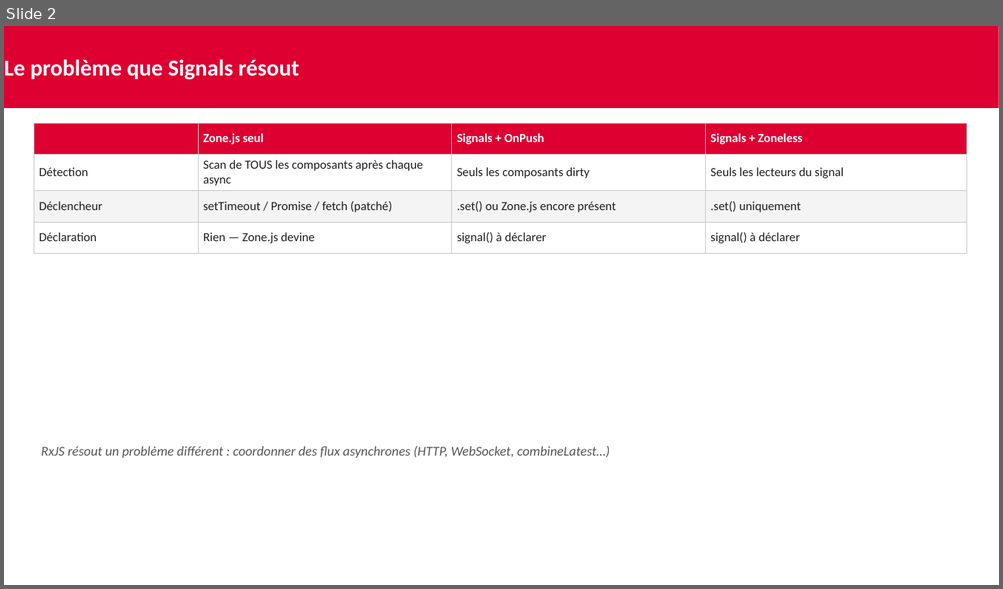
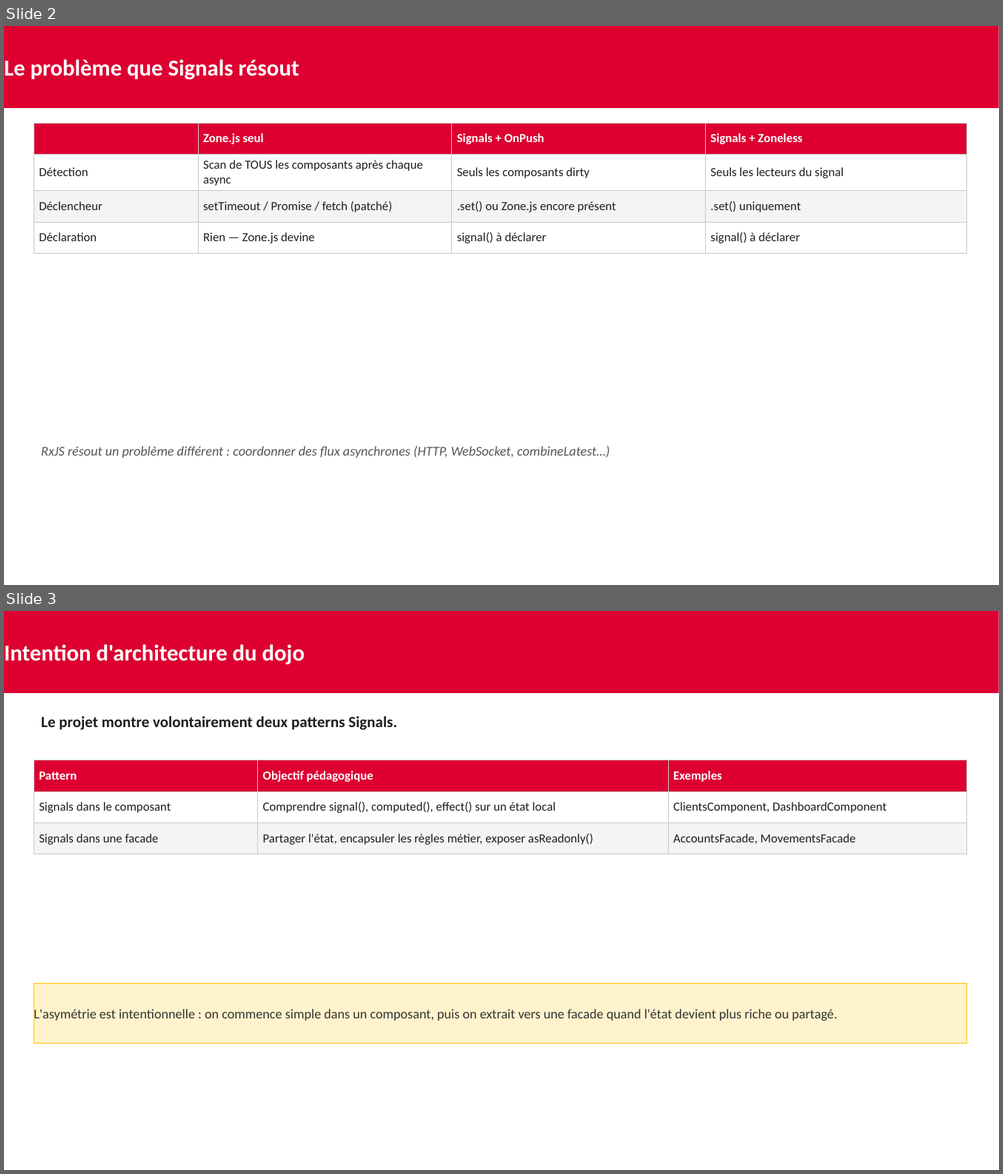
Before and after one commit to AchrafSlaoui/dojo-angular, a slide deck: docs/dojo-signals.pptx. Shown one above the other, each under a label of ours: slide 2 before the commit, slides 2 and 3 after it. The pictures are 1003x589 and 1003x1174 pixels, drawn with LibreOffice and Linux fonts; fonts in the diff are those of the drawing. Boxes give left, top, right and bottom in pixels: in the first picture for what was removed or moved away, otherwise in the second. Text is boxed around its words. In the diff, an @@ line names an element or a change of style, - is before the commit and + after.

Commit message:
aligne les slides signals

```diff
--- a/docs/dojo-signals.pptx
+++ b/docs/dojo-signals.pptx
@@ slide 3 added at box(4, 611, 999, 1170), background #FFFFFF @@
@@ rectangle added at box(4, 611, 999, 693), fill #DD0031, 22 pt, text #FFFFFF, bold @@
+Intention d'architecture du dojo
@@ text added at box(41, 716, 397, 730), 15 pt, text #1E1E1E, bold @@
+Le projet montre volontairement deux patterns Signals.
@@ table added at box(34, 760, 967, 848), 3 rows, 3 columns @@
+Pattern | Objectif pédagogique | Exemples
+Signals dans le composant | Comprendre signal(), computed(), effect() sur un état local | ClientsComponent, DashboardComponent
+Signals dans une facade | Partager l'état, encapsuler les règles métier, exposer asReadonly() | AccountsFacade, MovementsFacade
@@ rectangle added at box(34, 984, 967, 1044), fill #FFF3CD, outline #FFC107 0.75 pt, 13 pt, text #333333 @@
+L'asymétrie est intentionnelle : on commence simple dans un composant, puis on extrait vers une facade quand l'état devient plus riche ou partagé.
```
Also in this commit, not shown: 4 slides changed, 2 other files.
